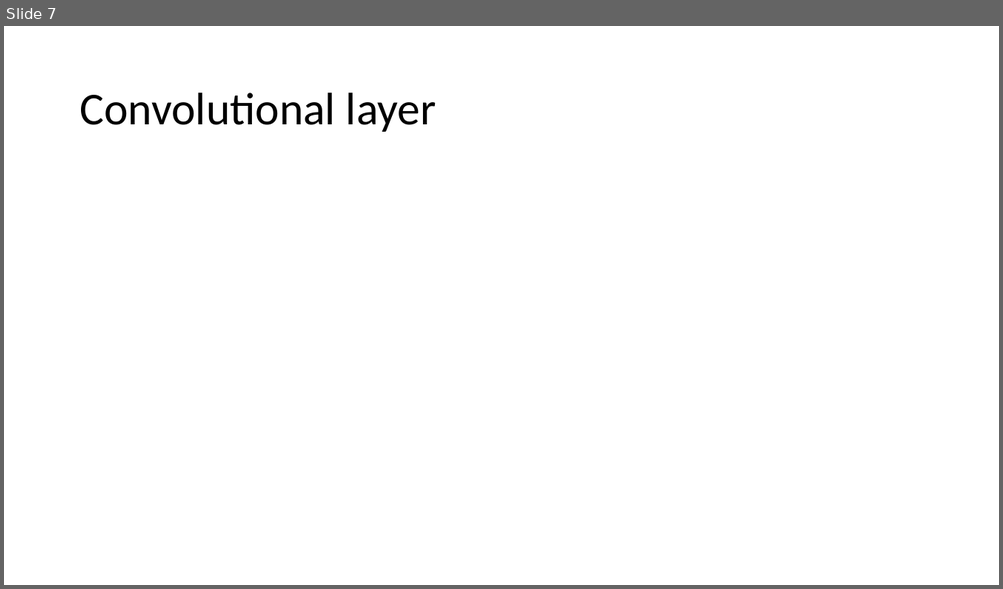
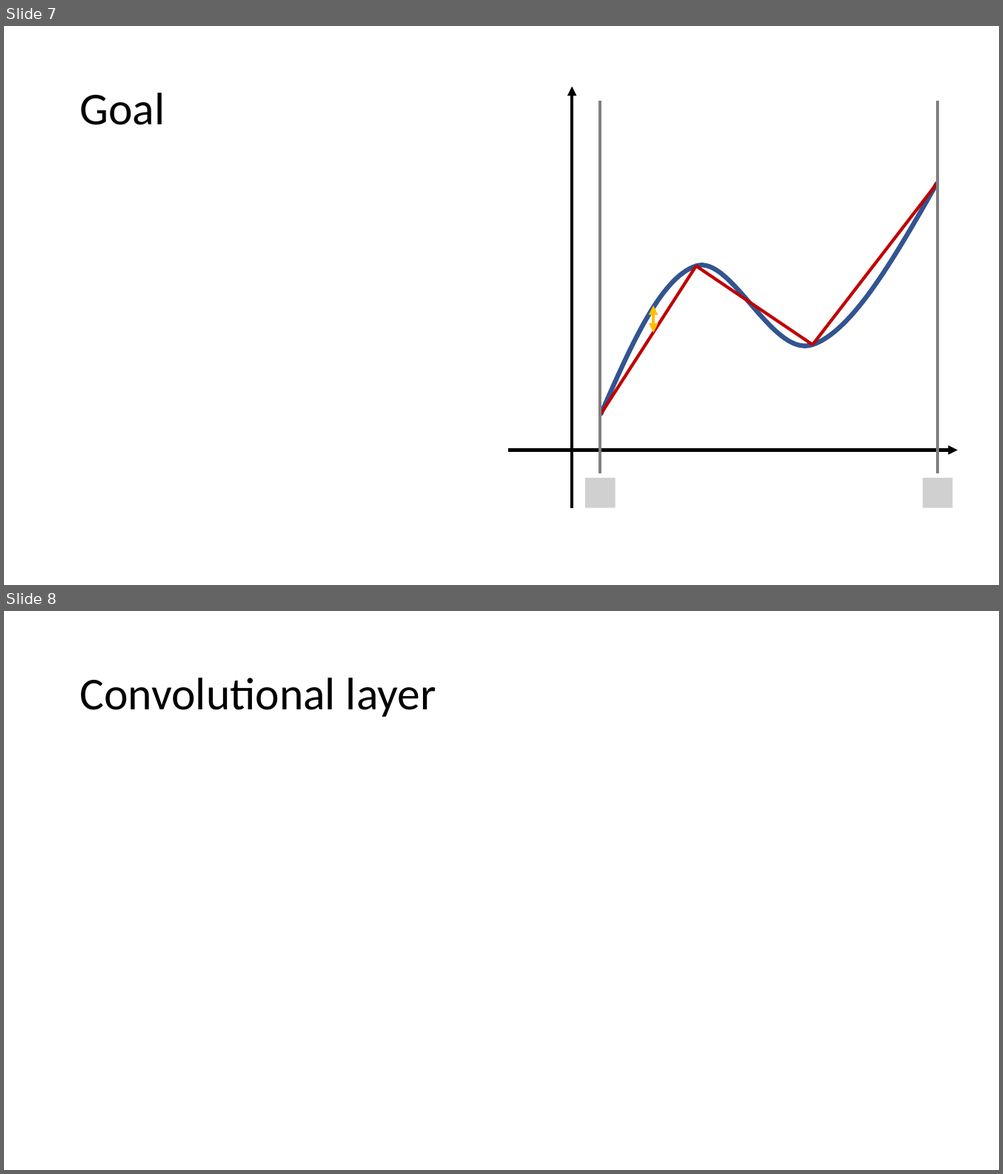
Before and after one commit to MICS-Lab/DeepLearningCourse, a slide deck: Slides_4.pptx. Shown one above the other, each under a label of ours: slide 7 before the commit, slides 7 and 8 after it. The pictures are 1003x589 and 1003x1174 pixels, drawn with LibreOffice and Linux fonts; fonts in the diff are those of the drawing; grey boxes stand for pictures. Boxes give left, top, right and bottom in pixels: in the first picture for what was removed or moved away, otherwise in the second. Text is boxed around its words. In the diff, an @@ line names an element or a change of style, - is before the commit and + after.

Commit message:
added proof goal

```diff
--- a/Slides_4.pptx
+++ b/Slides_4.pptx
@@ slide 7 added at [4, 26, 999, 585], background #FFFFFF @@
@@ arrow added from (572, 508) to (572, 87), #000000 3 pt @@
@@ title added at [79, 93, 165, 125], 44 pt, text #000000 @@
+Goal
@@ line added from (600, 474) to (600, 101), #808080 3 pt @@
@@ line added from (937, 474) to (937, 101), #808080 3 pt @@
@@ freeform shape added at [601, 184, 936, 414], outline #325491 4.5 pt @@
@@ line added from (936, 184) to (813, 346), #C00000 3 pt @@
@@ line added from (601, 414) to (696, 266), #C00000 3 pt @@
@@ line added from (813, 346) to (696, 266), #C00000 3 pt @@
@@ double arrow added from (653, 306) to (653, 332), #FFC000 3 pt @@
@@ line added from (601, 414) to (601, 414), #4472C4 0.5 pt @@
@@ arrow added from (509, 451) to (958, 451), #000000 3 pt @@
@@ picture added at [585, 478, 616, 508] @@
@@ picture added at [922, 478, 952, 508] @@
@@ what was slide 7 is now slide 8 @@
```
Also in this commit, not shown: 1 slide changed.
